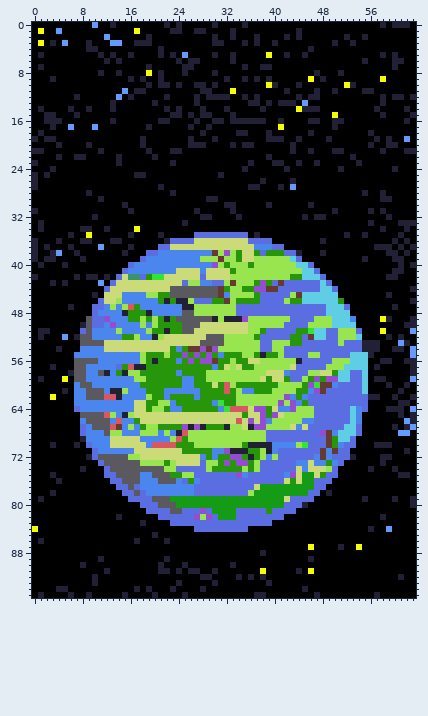
Pixel-art file, stored at Assets/Planet Cards/Luscious.aseprite. That is the earlier state.
64x96 pixels, 1 frame.
The same view after the edit:
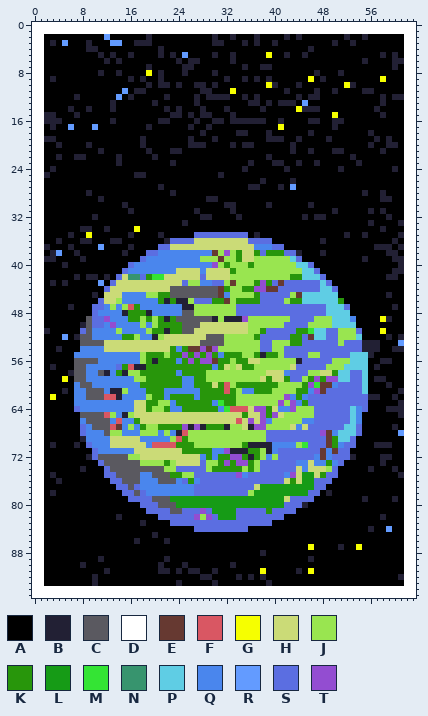
Palette (. is transparent): A #000000  B #222034  C #5a5960  D #ffffff  E #663931  F #d95763  G #f6ff00  H #cbdb77  J #99e550  K #28960b  L #169b16  M #34e434  N #37946e  P #5fcde4  Q #4a86ed  R #639bff  S #5b6ee1  T #934dd1
Difference:
Changed rows in their new state; - is an unchanged pixel.
Layer "Background":
first column x 0:
 0 DDDDDDDDDDDDDDDDDDDDDDDDDDDDDDDDDDDDDDDDDDDDDDDDDDDDDDDDDDDDDDDD
 1 DDDDDDDDDDDDDDDDDDDDDDDDDDDDDDDDDDDDDDDDDDDDDDDDDDDDDDDDDDDDDDDD
 2 DD------------------------------------------------------------DD
 3 DD------------------------------------------------------------DD
 4 DD------------------------------------------------------------DD
 5 DD------------------------------------------------------------DD
 6 DD------------------------------------------------------------DD
 7 DD------------------------------------------------------------DD
 8 DD------------------------------------------------------------DD
 9 DD------------------------------------------------------------DD
10 DD------------------------------------------------------------DD
11 DD------------------------------------------------------------DD
12 DD------------------------------------------------------------DD
13 DD------------------------------------------------------------DD
14 DD------------------------------------------------------------DD
15 DD------------------------------------------------------------DD
16 DD------------------------------------------------------------DD
17 DD------------------------------------------------------------DD
18 DD------------------------------------------------------------DD
19 DD------------------------------------------------------------DD
20 DD------------------------------------------------------------DD
21 DD------------------------------------------------------------DD
22 DD------------------------------------------------------------DD
23 DD------------------------------------------------------------DD
24 DD------------------------------------------------------------DD
25 DD------------------------------------------------------------DD
26 DD------------------------------------------------------------DD
27 DD------------------------------------------------------------DD
28 DD------------------------------------------------------------DD
29 DD------------------------------------------------------------DD
30 DD------------------------------------------------------------DD
31 DD------------------------------------------------------------DD
32 DD------------------------------------------------------------DD
33 DD------------------------------------------------------------DD
34 DD------------------------------------------------------------DD
35 DD------------------------------------------------------------DD
36 DD------------------------------------------------------------DD
37 DD------------------------------------------------------------DD
38 DD------------------------------------------------------------DD
39 DD------------------------------------------------------------DD
40 DD------------------------------------------------------------DD
41 DD------------------------------------------------------------DD
42 DD------------------------------------------------------------DD
43 DD------------------------------------------------------------DD
44 DD------------------------------------------------------------DD
45 DD------------------------------------------------------------DD
46 DD------------------------------------------------------------DD
47 DD------------------------------------------------------------DD
48 DD------------------------------------------------------------DD
49 DD------------------------------------------------------------DD
50 DD------------------------------------------------------------DD
51 DD------------------------------------------------------------DD
52 DD------------------------------------------------------------DD
53 DD------------------------------------------------------------DD
54 DD------------------------------------------------------------DD
55 DD------------------------------------------------------------DD
56 DD------------------------------------------------------------DD
57 DD------------------------------------------------------------DD
58 DD------------------------------------------------------------DD
59 DD------------------------------------------------------------DD
60 DD------------------------------------------------------------DD
61 DD------------------------------------------------------------DD
62 DD------------------------------------------------------------DD
63 DD------------------------------------------------------------DD
64 DD------------------------------------------------------------DD
65 DD------------------------------------------------------------DD
66 DD------------------------------------------------------------DD
67 DD------------------------------------------------------------DD
68 DD------------------------------------------------------------DD
69 DD------------------------------------------------------------DD
70 DD------------------------------------------------------------DD
71 DD------------------------------------------------------------DD
72 DD------------------------------------------------------------DD
73 DD------------------------------------------------------------DD
74 DD------------------------------------------------------------DD
75 DD------------------------------------------------------------DD
76 DD------------------------------------------------------------DD
77 DD------------------------------------------------------------DD
78 DD------------------------------------------------------------DD
79 DD------------------------------------------------------------DD
80 DD------------------------------------------------------------DD
81 DD------------------------------------------------------------DD
82 DD------------------------------------------------------------DD
83 DD------------------------------------------------------------DD
84 DD------------------------------------------------------------DD
85 DD------------------------------------------------------------DD
86 DD------------------------------------------------------------DD
87 DD------------------------------------------------------------DD
88 DD------------------------------------------------------------DD
89 DD------------------------------------------------------------DD
90 DD------------------------------------------------------------DD
91 DD------------------------------------------------------------DD
92 DD------------------------------------------------------------DD
93 DD------------------------------------------------------------DD
94 DDDDDDDDDDDDDDDDDDDDDDDDDDDDDDDDDDDDDDDDDDDDDDDDDDDDDDDDDDDDDDDD
95 DDDDDDDDDDDDDDDDDDDDDDDDDDDDDDDDDDDDDDDDDDDDDDDDDDDDDDDDDDDDDDDD
Where, in picture pixels (left, top, right, bottom), the same in both pictures:
changed: (32, 22, 416, 598)
